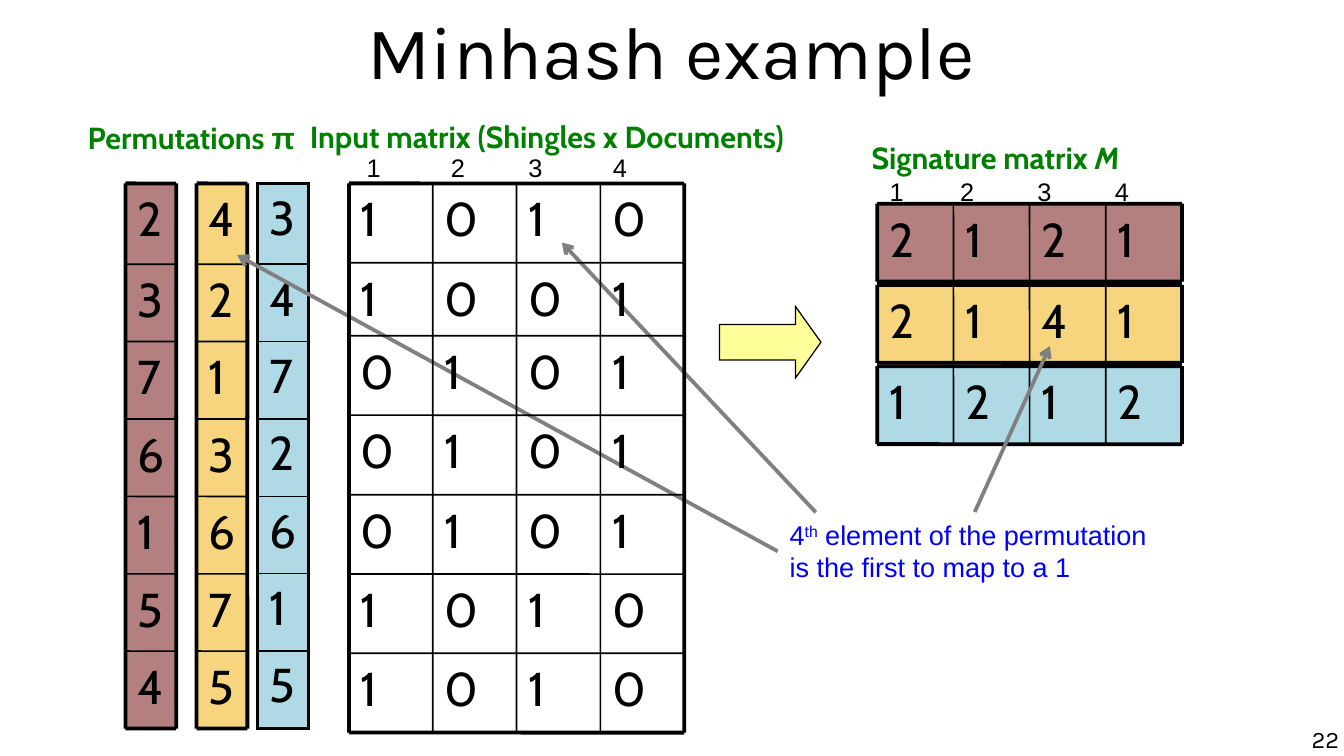
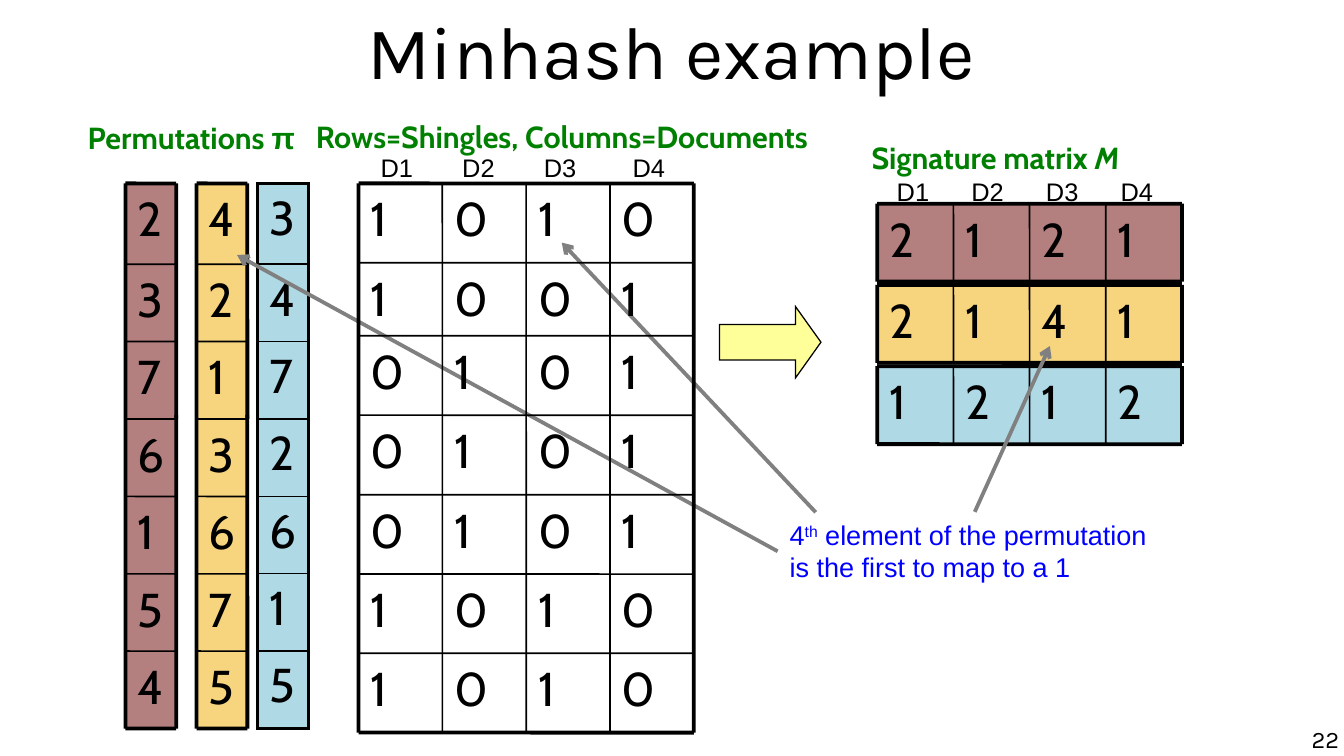
Before and after one commit to marco-calautti/data-mining-course, a slide deck: slide 22 of theory/tt04_near_duplicates.odp. Drawn at 1344x756 pixels with LibreOffice and Linux fonts; fonts in the diff are those of the drawing. Boxes give left, top, right and bottom in pixels: in the first picture for what was removed or moved away, otherwise in the second. Text is boxed around its words. In the diff, an @@ line names an element or a change of style, - is before the commit and + after.

```diff
--- a/theory/tt04_near_duplicates.odp
+++ b/theory/tt04_near_duplicates.odp
@@ text at [316,125,808,155]: text changed @@
-Input matrix (Shingles x Documents)
+Rows=Shingles, Columns=Documents
@@ text at [381,159,665,182]: text changed @@
-1 2 3 4
+D1 D2 D3 D4
@@ 28 texts, 13 lines: place and size @@
-28 texts, 13 lines at [349,183,684,733]
+28 texts, 13 lines at [359,183,694,733]
@@ text at [897,183,1153,206]: text changed @@
-1 2 3 4
+D1 D2 D3 D4
```
Also in this commit, not shown: 4 other slides changed, 2 other files.
